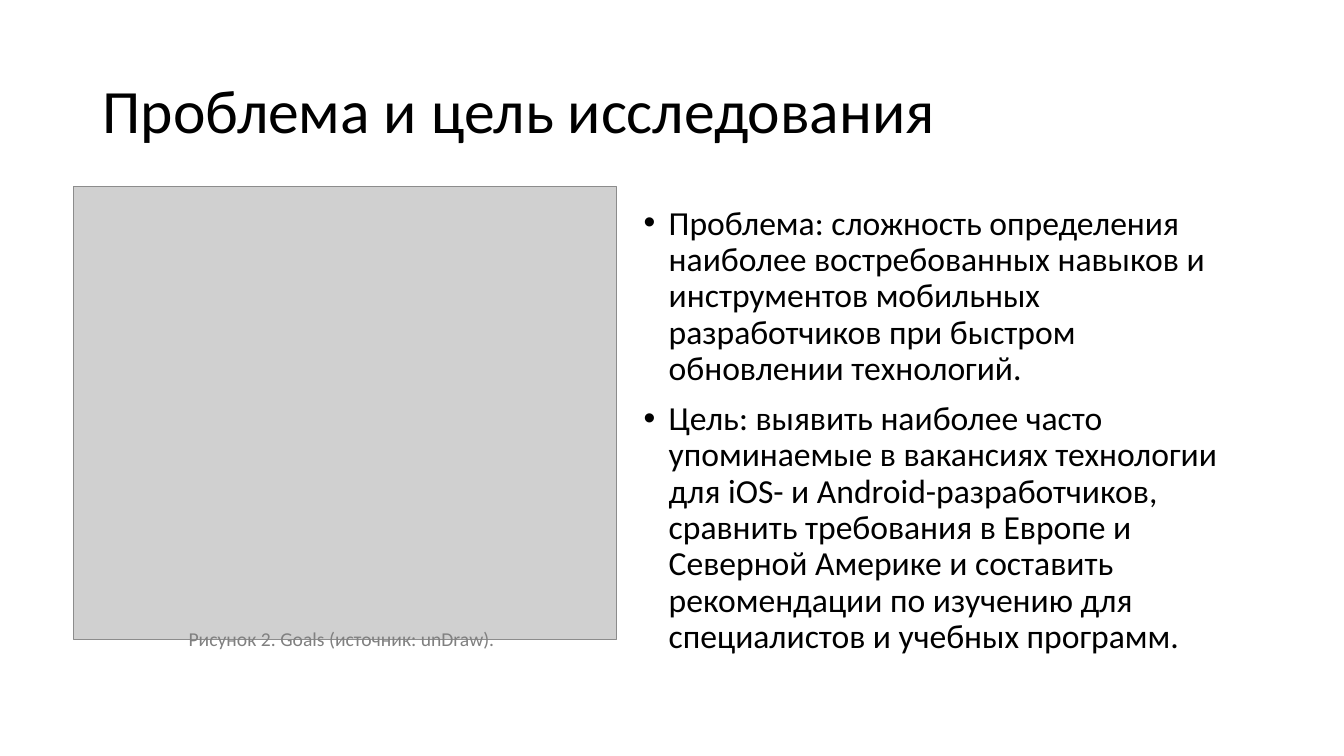
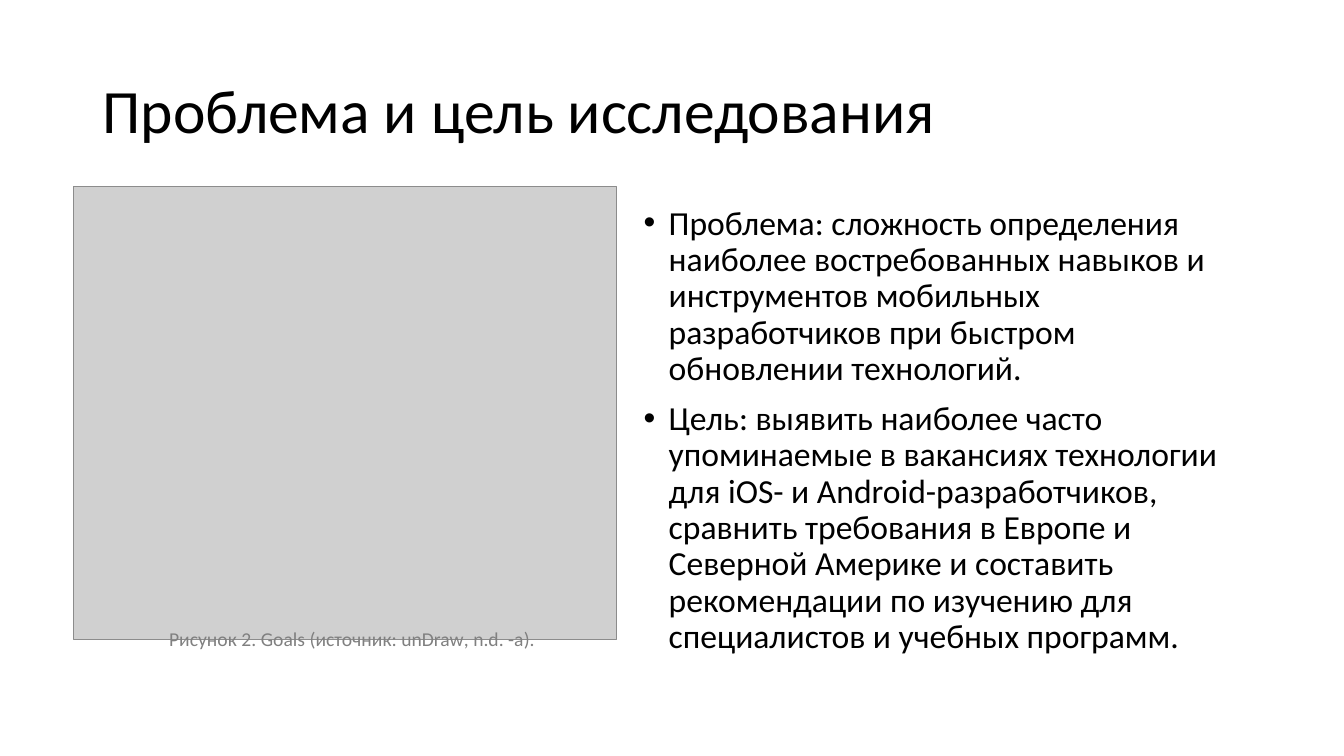
Before and after one commit to S0la1re/Research-work-new, a slide deck: slide 3 of Presentations of Bachelor's theses.pptx. Drawn at 1344x756 pixels with LibreOffice and Linux fonts; fonts in the diff are those of the drawing; grey boxes stand for pictures. Boxes give left, top, right and bottom in pixels: in the first picture for what was removed or moved away, otherwise in the second. Text is boxed around its words. In the diff, an @@ line names an element or a change of style, - is before the commit and + after.

```diff
--- a/Presentations of Bachelor's theses.pptx
+++ b/Presentations of Bachelor's theses.pptx
@@ text at (169, 632, 534, 652): text changed @@
-Рисунок 2. Goals (источник: unDraw).
+Рисунок 2. Goals (источник: unDraw, n.d. -a).
```
Also in this commit, not shown: 5 other slides changed, 1 slide added.
